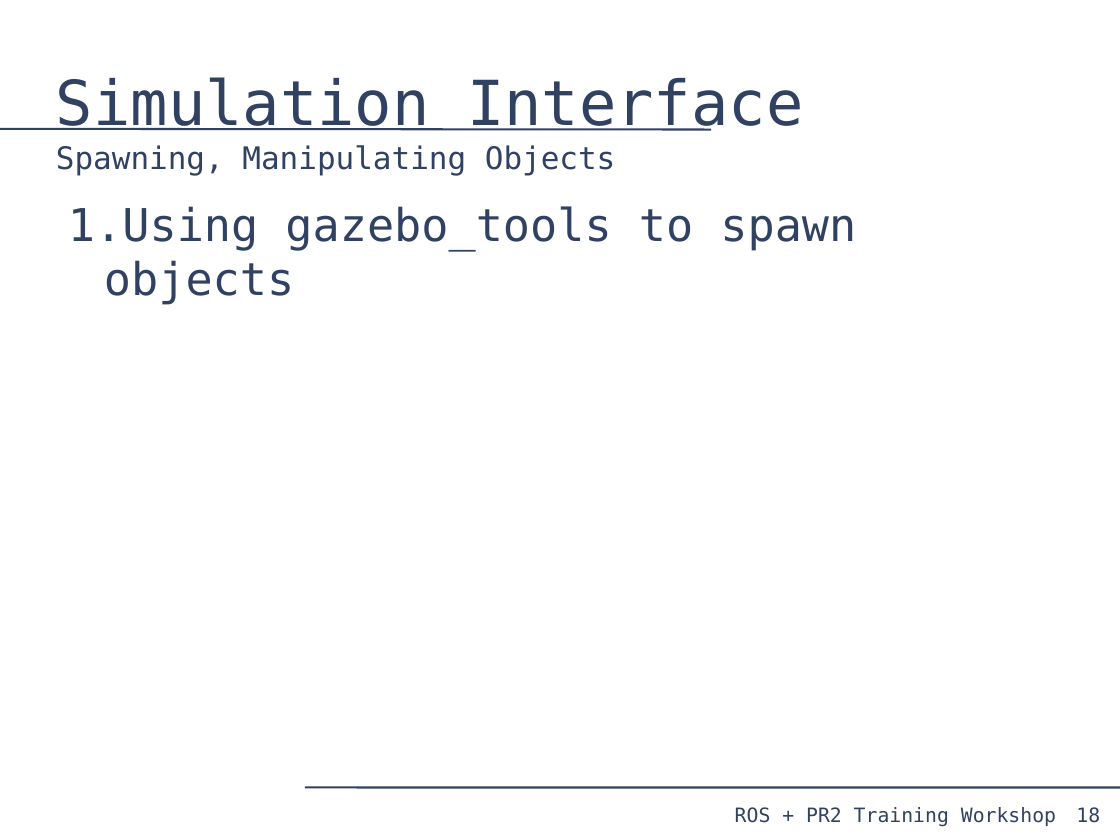
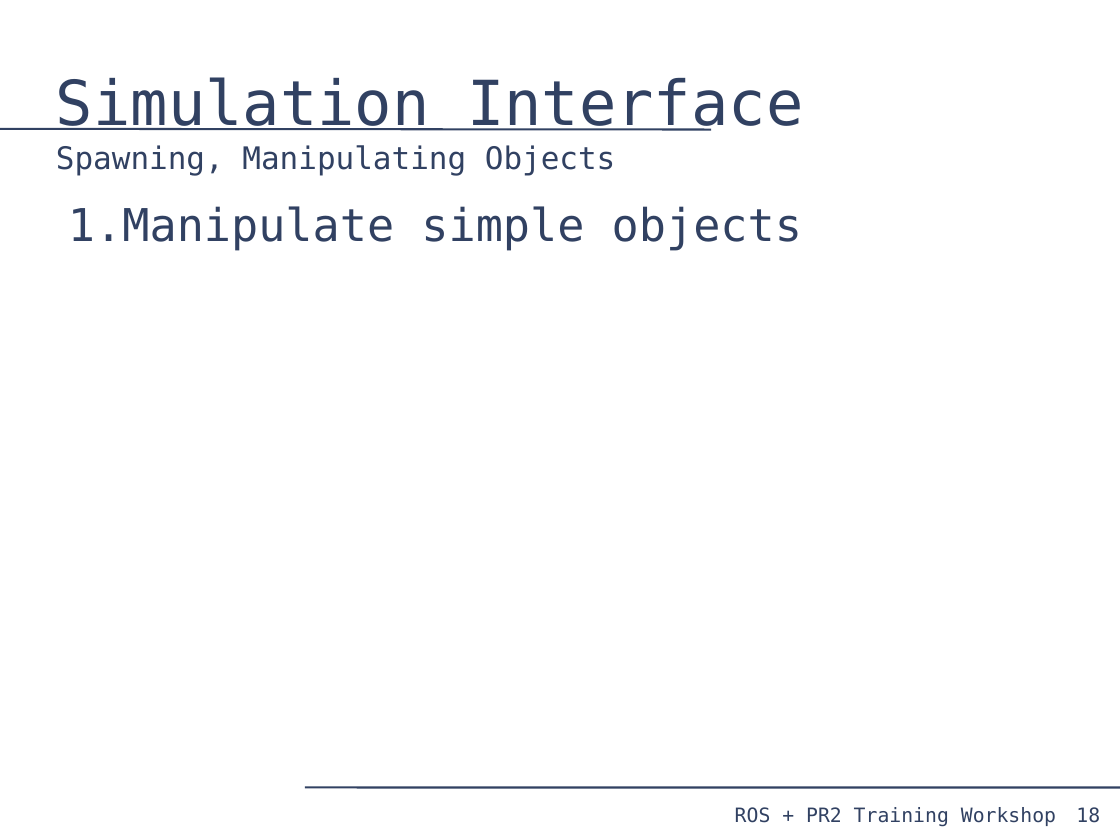
Before and after one commit to PR2/pr2_docs, a slide deck: slide 18 of pr2_training_workshop/simulation/simulation_training_workshop.odp. Drawn at 1120x840 pixels with LibreOffice and Linux fonts; fonts in the diff are those of the drawing. Boxes give left, top, right and bottom in pixels: in the first picture for what was removed or moved away, otherwise in the second. Text is boxed around its words. In the diff, an @@ line names an element or a change of style, - is before the commit and + after.

```diff
--- a/pr2_training_workshop/simulation/simulation_training_workshop.odp
+++ b/pr2_training_workshop/simulation/simulation_training_workshop.odp
@@ text at (68, 206, 802, 251): text changed @@
-1. Using gazebo_tools to spawn objects
+1. Manipulate simple objects
```
Also in this commit, not shown: 1 other slide changed, 2 slides added.
